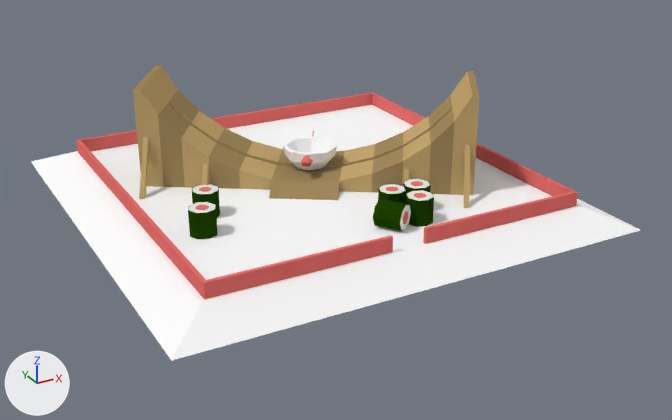
The Blender file bjm-game/Assets/Models/Fish_KD.blend: old version first, new version second.
Rendered twice from a camera (50 mm lens) standing at (-5.29, -10.36, 4.78) and looking at (0.14, -0.49, -0.15). Lighting does not change. The marker at lower left points along +X, +Y and +Z.

The older version as bpy lines, for what is in view:
```python
ob_fishkd_bowl = bpy.data.objects.new('FishKD_bowl', me_cylinder_001)
ob_fishkd_bowl.parent = ob_rotator
ob_fishkd_bowl.location = (0.0, -0.178, -0.598)
ob_fishkd_ramp = bpy.data.objects.new('FishKD_ramp', me_cylinder)
ob_fishkd_ramp.parent = ob_fishkd_base
ob_fishkd_ramp.location = (0.0561, 0.0916, 1.535)
ob_fishkd_ramp.rotation_euler = (0.0, 0.0, -0.573)  # degrees (0, 0, -33)
ob_fishkd_ramp.scale = (1.28, 1.28, 1.28)
ob_rotator = bpy.data.objects.new('Rotator', None)
ob_rotator.parent = ob_fishkd_ramp
ob_rotator.location = (0.0, 0.0, 2.151)
ob_sushi = bpy.data.objects.new('Sushi', me_cylinder_007)
ob_sushi.parent = ob_fishkd_base
ob_sushi.location = (-1.89, -0.979, 0.321)
# also in view: 'FishKD_Base' at (0.0, 0.0, 0.14)
```
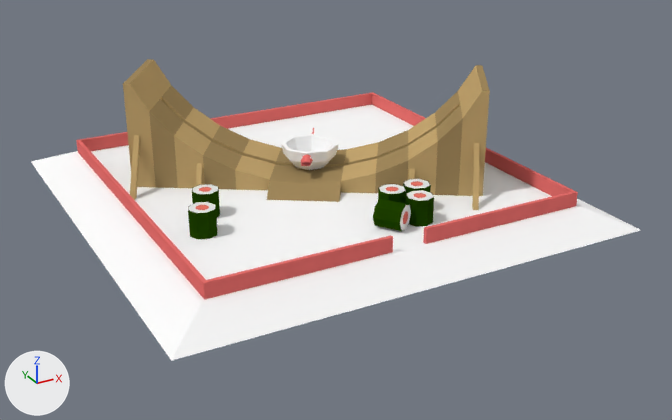
ob_rotator is not drawn itself; it is the parent of ob_fishkd_bowl.

Diff of the bpy script that builds the scene:
```diff
--- a/bjm-game/Assets/Models/Fish_KD.blend.py
+++ b/bjm-game/Assets/Models/Fish_KD.blend.py
@@ me_cylinder @@
 me_cylinder.from_pydata(...)  # 63 vertices, 46 faces; spans x -1.68..0.0, y -0.91..0.0, z -1.33..-0.04
 # used by ob_fishkd_ramp; parent = ob_fishkd_base; location = (0.0561, 0.0916, 1.535); rotation_euler = (0.0, 0.0, -0.573), in degrees (0, 0, -33); scale = (1.28, 1.28, 1.28)
+# me_cylinder part 1: the whole mesh is scaled about the mesh origin by 1.35
 me_cylinder.materials.append(mat_fishkd_base)
@@ ob_fishkd_ramp @@
 ob_fishkd_ramp.parent = ob_fishkd_base
-ob_fishkd_ramp.location = (0.0561, 0.0916, 1.535)
+ob_fishkd_ramp.location = (0.0561, 0.0916, 1.61)
 ob_fishkd_ramp.rotation_euler = (0.0, 0.0, -0.573)  # degrees (0, 0, -33)
-ob_fishkd_ramp.scale = (1.28, 1.28, 1.28)
 _m = ob_fishkd_ramp.modifiers.new('Mirror', 'MIRROR')
@@ ob_rotator @@
 ob_rotator.parent = ob_fishkd_ramp
-ob_rotator.matrix_parent_inverse = Matrix(((1.0, 0.0, 0.0, 0.0), (0.0, 1.0, 0.0, 0.0), (0.0, 0.0, 1.0, -1.242), (0.0, 0.0, 0.0, 1.0)))
-ob_rotator.location = (0.0, 0.0, 2.151)
+ob_rotator.matrix_parent_inverse = Matrix(((0.84, -0.542, 0.0, 0.00246), (0.542, 0.84, 0.0, -0.107), (0.0, 0.0, 1.0, -1.61), (0.0, 0.0, 0.0, 1.0)))
+ob_rotator.location = (0.0561, 0.0916, 2.834)
+ob_rotator.rotation_euler = (0.0, 0.0, -0.573)  # degrees (0, 0, -33)
@@ ob_fishkd_bowl @@
 ob_fishkd_bowl.parent = ob_rotator
-ob_fishkd_bowl.matrix_parent_inverse = Matrix(((1.0, 0.0, 0.0, 0.0), (0.0, 1.0, 0.0, 0.201), (0.0, 0.0, 1.0, -1.225), (0.0, 0.0, 0.0, 1.0)))
-ob_fishkd_bowl.location = (0.0, -0.178, -0.598)
+ob_fishkd_bowl.matrix_parent_inverse = Matrix(((0.84, -0.542, 0.0, 0.00246), (0.542, 0.84, 0.0, -0.107), (0.0, 0.0, 1.0, -2.834), (0.0, 0.0, 0.0, 1.0)))
+ob_fishkd_bowl.location = (0.0731, 0.118, 0.377)
+ob_fishkd_bowl.rotation_euler = (0.0, 0.0, -0.573)  # degrees (0, 0, -33)
+ob_fishkd_bowl.scale = (1.35, 1.35, 1.35)
```

Boxes [x1, y1, x2, y2] around the edits, measured in the pictures (672 x 420 px):
'FishKD_ramp', moved, rescaled
    before: [133, 65, 480, 208]
    after: [123, 59, 490, 210]
'FishKD_bowl', moved, rescaled, turned
    before: [283, 130, 337, 170]
    after: [281, 128, 339, 170]
